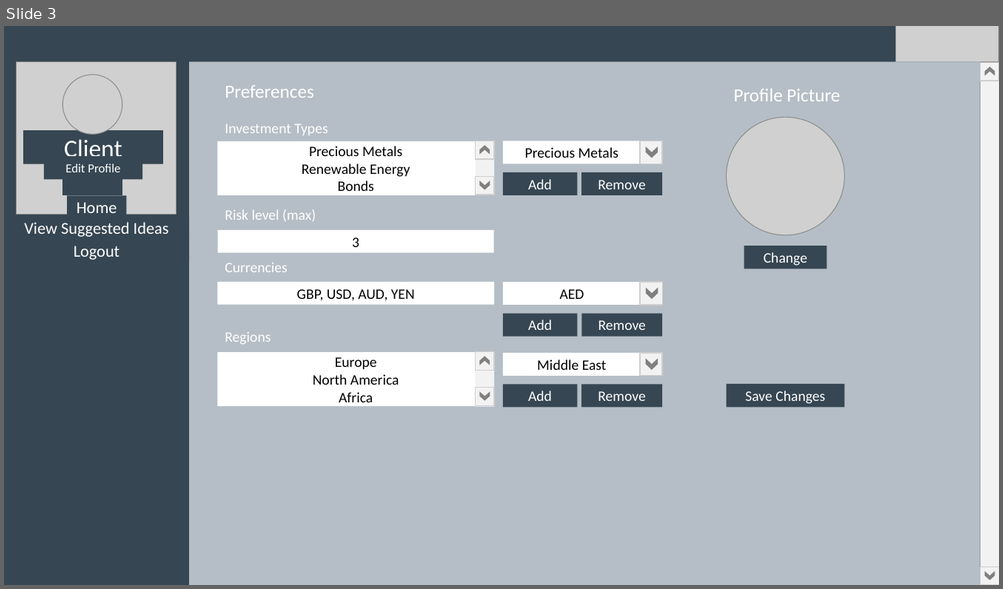
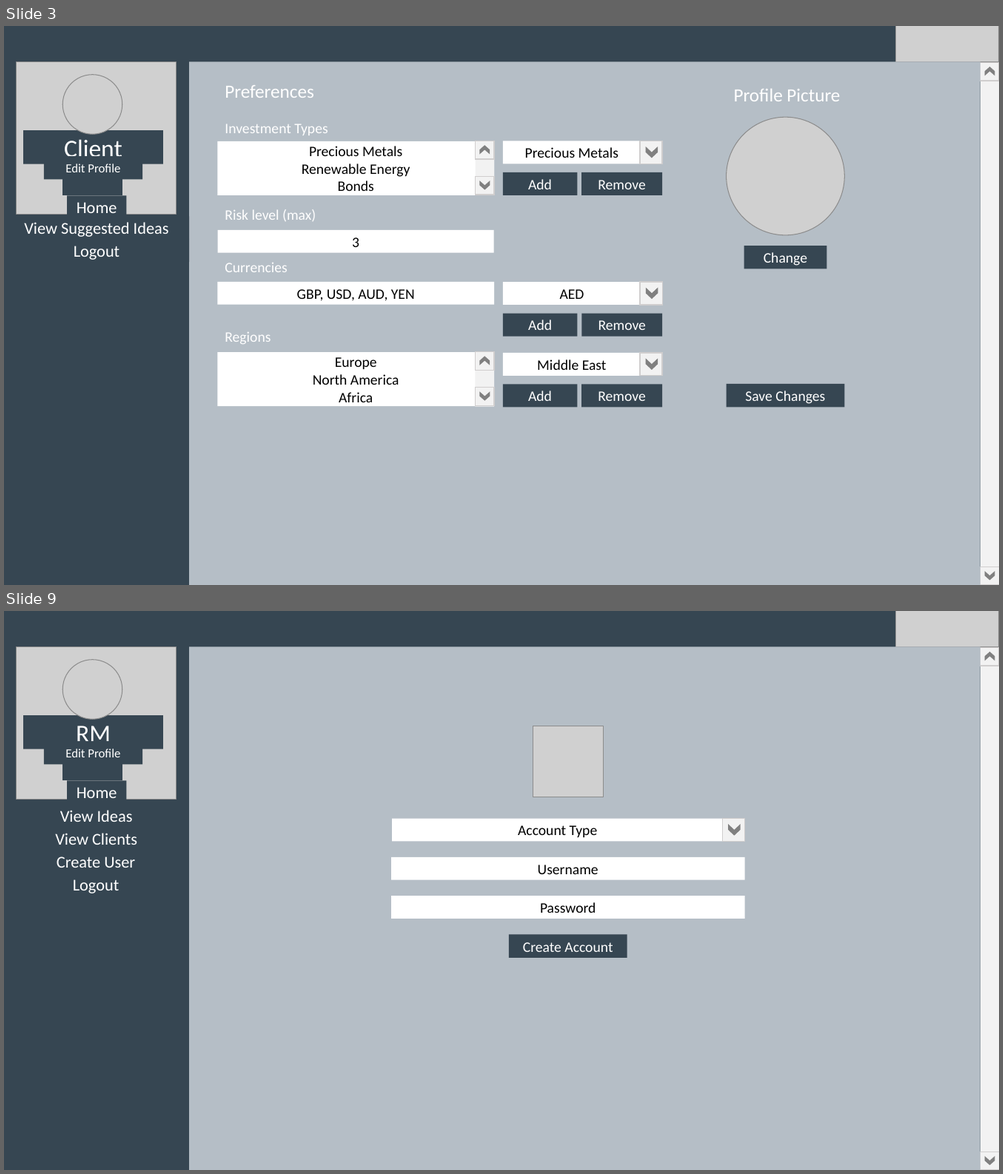
Before and after one commit to danelms/softEng, a slide deck: Documents, diagrams etc/Page Prototypes.pptx. Shown one above the other, each under a label of ours: slide 3 before the commit, slides 3 and 9 after it; the slides between them are not shown. The pictures are 1003x589 and 1003x1174 pixels, drawn with LibreOffice and Linux fonts; fonts in the diff are those of the drawing; grey boxes stand for pictures. Boxes give left, top, right and bottom in pixels: in the first picture for what was removed or moved away, otherwise in the second. Text is boxed around its words. In the diff, an @@ line names an element or a change of style, - is before the commit and + after.

```diff
--- a/Documents, diagrams etc/Page Prototypes.pptx
+++ b/Documents, diagrams etc/Page Prototypes.pptx
@@ slide 9 added at (4, 611, 999, 1170), background #364652 @@
@@ picture added at (896, 611, 999, 647) @@
@@ picture added at (17, 647, 176, 799) @@
@@ rectangle added at (189, 647, 980, 1170), fill #B5BEC6 @@
@@ rectangle added at (980, 647, 999, 1170), fill #F2F2F2 @@
@@ rectangle added at (980, 647, 999, 666), fill #F2F2F2, outline #D0CECE 1 pt @@
@@ chevron added at (984, 652, 995, 661), fill #808080 @@
@@ picture added at (63, 660, 122, 719) @@
@@ rectangle added at (23, 715, 163, 749), fill #364652, 24 pt, text #FFFFFF @@
+RM
@@ rectangle added at (43, 741, 142, 765), fill #364652, 12 pt, text #FFFFFF @@
+Edit Profile
@@ picture added at (533, 726, 604, 797) @@
@@ rectangle added at (63, 762, 122, 780), fill #364652, outline #364652 1 pt @@
@@ text added at (77, 787, 117, 798), 16 pt, text #FFFFFF @@
+Home
@@ text added at (60, 810, 133, 822), 16 pt, text #FFFFFF @@
+View Ideas
@@ rectangle added at (392, 818, 723, 842), fill #FFFFFF, 14 pt, text #000000 @@
+Account Type
@@ rectangle added at (723, 818, 745, 842), fill #F2F2F2, outline #D0CECE 1 pt @@
@@ chevron added at (728, 824, 740, 835), fill #808080 @@
@@ text added at (55, 833, 137, 845), 16 pt, text #FFFFFF @@
+View Clients
@@ text added at (57, 857, 135, 868), 16 pt, text #FFFFFF @@
+Create User
@@ rectangle added at (391, 857, 745, 880), fill #FFFFFF, 14 pt, text #000000 @@
+Username
@@ text added at (73, 880, 119, 894), 16 pt, text #FFFFFF @@
+Logout
@@ rectangle added at (391, 896, 745, 919), fill #FFFFFF, 14 pt, text #000000 @@
+Password
@@ rectangle added at (509, 935, 627, 958), fill #364652, 14 pt, text #FFFFFF @@
+Create Account
@@ rectangle added at (980, 1153, 999, 1170), fill #F2F2F2, outline #D0CECE 1 pt @@
@@ chevron added at (984, 1156, 995, 1165), fill #808080 @@
```
Also in this commit, not shown: 3 slides changed, 4 other slides added, 10 other files.
